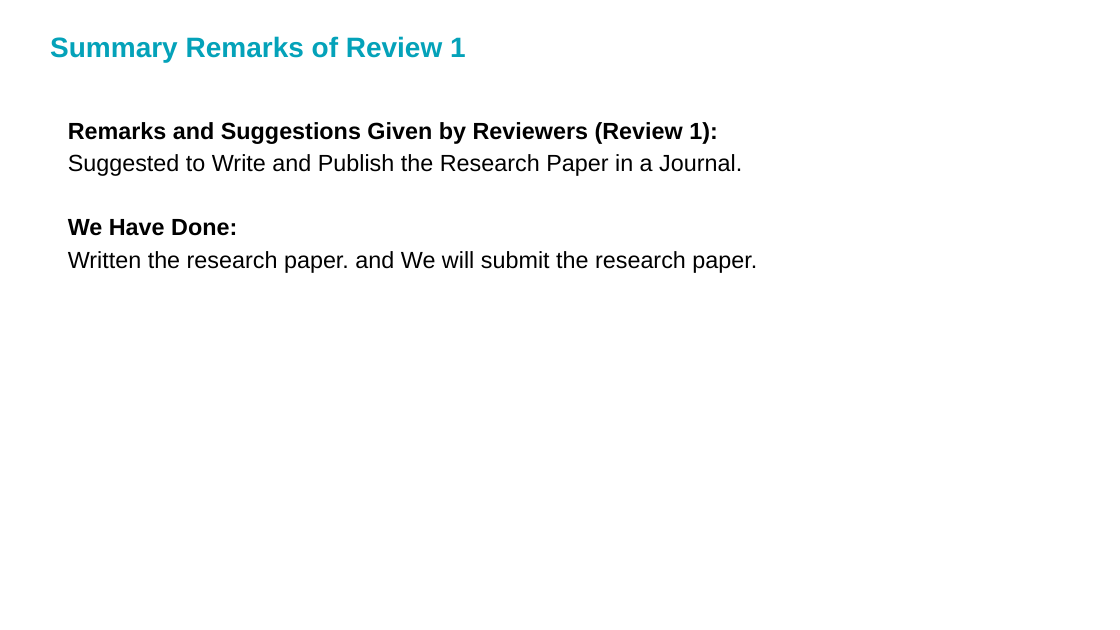
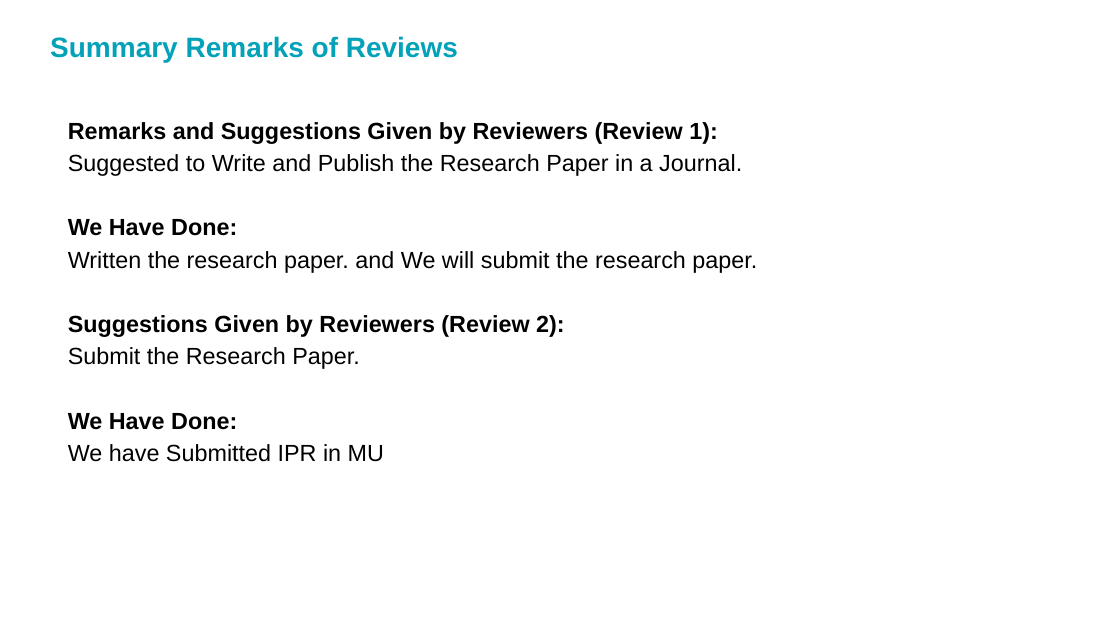
Before and after one commit to yashtalaviya5/QR-Code-Phishing-Detection-System, a slide deck: slide 5 of Major Project (01CE0716) - PPT.pptx. Drawn at 1120x630 pixels with LibreOffice and Linux fonts; fonts in the diff are those of the drawing; background and template pictures are left out. Boxes give left, top, right and bottom in pixels: in the first picture for what was removed or moved away, otherwise in the second. Text is boxed around its words. In the diff, an @@ line names an element or a change of style, - is before the commit and + after.

```diff
--- a/Major Project (01CE0716) - PPT.pptx
+++ b/Major Project (01CE0716) - PPT.pptx
@@ title at box(50, 36, 458, 62): text changed @@
-Summary Remarks of Review 1
+Summary Remarks of Reviews
@@ text at box(68, 315, 565, 462): paragraphs added @@
+Suggestions Given by Reviewers (Review 2):
+Submit the Research Paper.
+We Have Done:
+We have Submitted IPR in MU
```
Also in this commit, not shown: 2 other slides changed, 9 other files.
